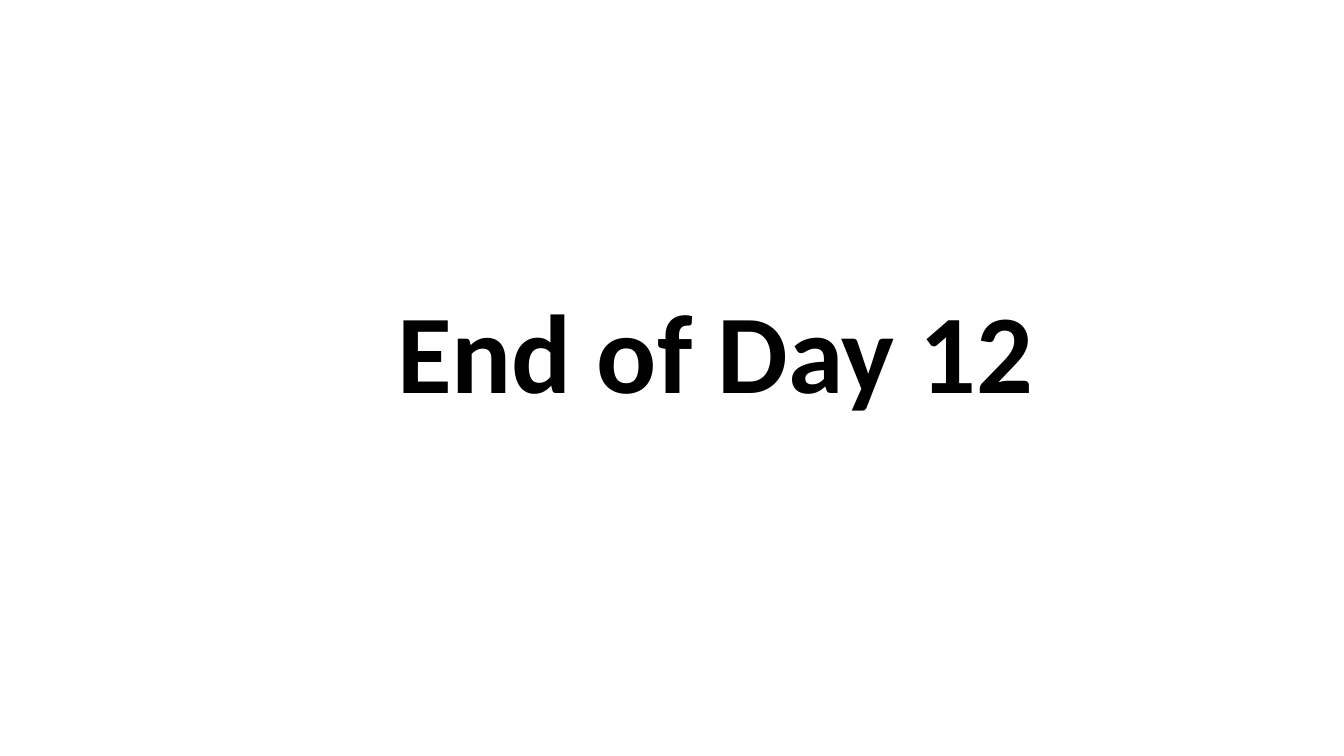
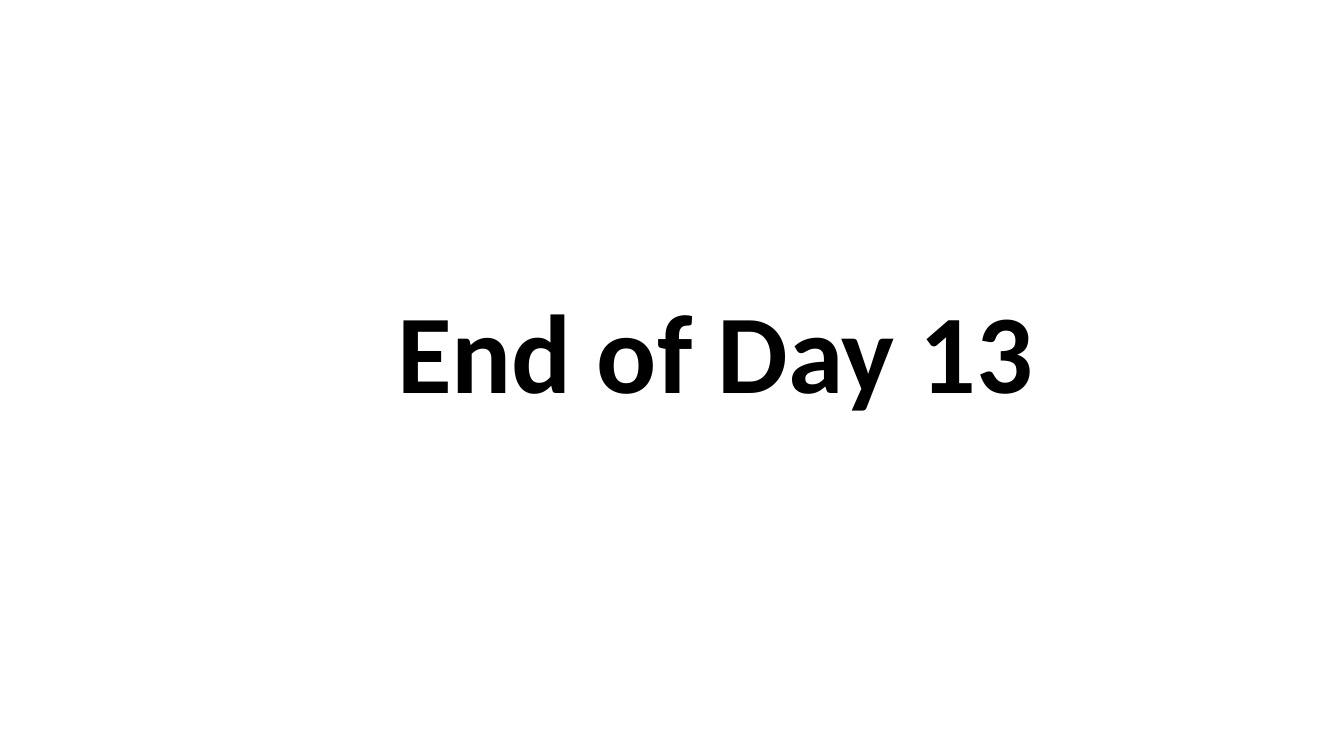
Before and after one commit to samui5/saccorptraining, a slide deck: slide 7 of day 12/SAC_Training Day 12.pptx (slide 10 before the commit). Drawn at 1344x756 pixels with LibreOffice and Linux fonts; fonts in the diff are those of the drawing. Boxes give left, top, right and bottom in pixels: in the first picture for what was removed or moved away, otherwise in the second. Text is boxed around its words. In the diff, an @@ line names an element or a change of style, - is before the commit and + after.

```diff
--- a/day 12/SAC_Training Day 12.pptx
+++ b/day 12/SAC_Training Day 12.pptx
@@ text at (x1=397, y1=314, x2=1033, y2=411): text changed @@
-End of Day 12
+End of Day 13
```
Also in this commit, not shown: 3 other slides changed, 3 slides added, 6 slides removed, 19 other files.
